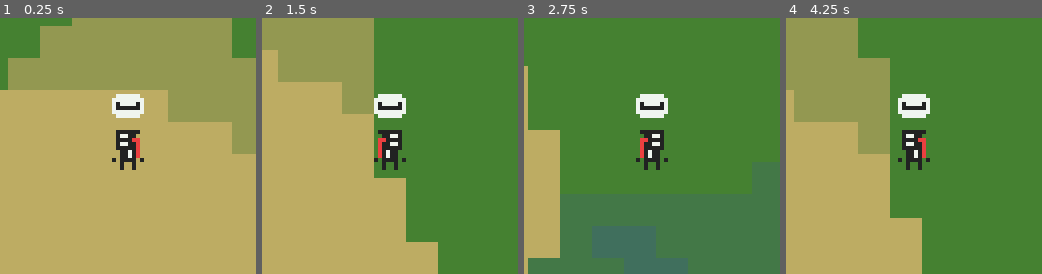
Above: before the commit, frames 1-4 (left to right).
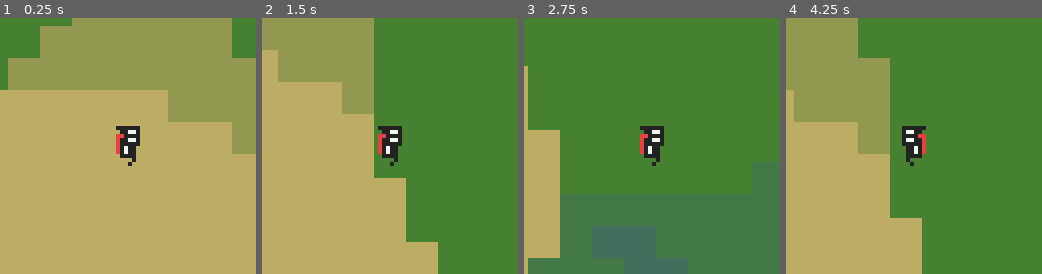
Above: after the commit, the same moments.

Repository: CertifiedIdiots/LowRez
Game: Godot game, scene res://Levels/Main.tscn
The game is run twice, just before and just after one commit, with the same random seed, the same clock (stepped at 60 frames per second) and the same inputs.
Inputs:
- Up to frame 1 (0.25 s): no input
- Up to frame 2 (1.5 s): hold D (move_right) 0.53-1.28 s; tap Space (prompt) at 0.6 s; tap Z (tone_a, bound only before the commit) at 0.8, 1.35 s; hold Down (move_down) from 1.28 s (still down)
- Up to frame 3 (2.75 s): tap X (tone_b, bound only before the commit) at 1.55, 2.1 s; release Down (move_down) at 2.03 s; hold D (move_right) from 2.03 s (still down); tap C (c, bound only after the commit) at 2.3 s
- Up to frame 4 (4.25 s): release D (move_right) at 2.78 s; hold W (move_up) 2.78-3.53 s; tap C (c, bound only after the commit) at 2.85 s; tap V (d, bound only after the commit) at 3.05, 3.6 s; hold A (move_left) from 3.53 s (still down); tap Space (prompt) at 3.8 s; tap M (map) at 4.15 s

The runs differ from the first frame. In frame 1, 2.1% of the frame differs, in the area x 43-57%, y 29-60%; in frame 2, 1.9%; in frame 3, 1.9%; in frame 4, 1.9%.
Error before the commit: Invalid call. Nonexistent function 'prompt' in base 'Nil'. (res://Scripts/Player.gd:21)

Commit message:
Sequences

Diff:
--- a/Objects/Map.tscn
+++ b/Objects/Map.tscn
@@ -4,7 +4,6 @@
 [ext_resource path="res://Scripts/Map.gd" type="Script" id=2]
 [ext_resource path="res://Assets/Player.png" type="Texture" id=3]
 [ext_resource path="res://Art/minimap_test1.png" type="Texture" id=4]
-
 
 [node name="Map" type="CanvasLayer"]
 script = ExtResource( 2 )
--- a/Objects/Player.tscn
+++ b/Objects/Player.tscn
@@ -9,27 +9,50 @@
 [ext_resource path="res://Assets/SFX/Puzzle_Tone_3.wav" type="AudioStream" id=7]
 [ext_resource path="res://Assets/Prompt.png" type="Texture" id=8]
 
-[sub_resource type="AtlasTexture" id=2]
-flags = 4
-atlas = ExtResource( 1 )
-region = Rect2( 0, 0, 8, 12 )
+[sub_resource type="Animation" id=11]
+resource_name = "Walking"
 
-[sub_resource type="AtlasTexture" id=3]
+[sub_resource type="AtlasTexture" id=13]
 flags = 4
 atlas = ExtResource( 1 )
 region = Rect2( 8, 0, 8, 12 )
 
-[sub_resource type="AtlasTexture" id=4]
+[sub_resource type="AtlasTexture" id=14]
 flags = 4
 atlas = ExtResource( 1 )
 region = Rect2( 16, 0, 8, 12 )
 
+[sub_resource type="AtlasTexture" id=15]
+flags = 4
+atlas = ExtResource( 1 )
+region = Rect2( 24, 0, 8, 12 )
+
+[sub_resource type="AtlasTexture" id=16]
+flags = 4
+atlas = ExtResource( 1 )
+region = Rect2( 32, 0, 8, 12 )
+
+[sub_resource type="AtlasTexture" id=17]
+flags = 4
+atlas = ExtResource( 1 )
+region = Rect2( 40, 0, 8, 12 )
+
+[sub_resource type="AtlasTexture" id=18]
+flags = 4
+atlas = ExtResource( 1 )
+region = Rect2( 48, 0, 8, 12 )
+
+[sub_resource type="AtlasTexture" id=19]
+flags = 4
+atlas = ExtResource( 1 )
+region = Rect2( 56, 0, 8, 12 )
+
 [sub_resource type="SpriteFrames" id=5]
 animations = [ {
-"frames": [ SubResource( 2 ), SubResource( 3 ), SubResource( 4 ) ],
+"frames": [ SubResource( 13 ), SubResource( 14 ), SubResource( 15 ), SubResource( 16 ), SubResource( 17 ), SubResource( 18 ), SubResource( 19 ) ],
 "loop": true,
 "name": "default",
-"speed": 7.0
+"speed": 10.0
 } ]
 
 [sub_resource type="CapsuleShape2D" id=1]
@@ -40,10 +63,11 @@
 script = ExtResource( 2 )
 speed = 50
 
+[node name="AnimationPlayer" type="AnimationPlayer" parent="."]
+anims/Walking = SubResource( 11 )
+
 [node name="Sprite" type="AnimatedSprite" parent="."]
 frames = SubResource( 5 )
-frame = 1
-playing = true
 
 [node name="CollisionShape2D" type="CollisionShape2D" parent="."]
 position = Vector2( 0, 3 )
@@ -58,18 +82,19 @@
 volume_db = -12.0
 autoplay = true
 
-[node name="tone_a" type="AudioStreamPlayer" parent="."]
+[node name="a" type="AudioStreamPlayer" parent="."]
 stream = ExtResource( 4 )
 
-[node name="tone_b" type="AudioStreamPlayer" parent="."]
+[node name="b" type="AudioStreamPlayer" parent="."]
 stream = ExtResource( 5 )
 
-[node name="tone_c" type="AudioStreamPlayer" parent="."]
+[node name="c" type="AudioStreamPlayer" parent="."]
 stream = ExtResource( 7 )
 
-[node name="tone_d" type="AudioStreamPlayer" parent="."]
+[node name="d" type="AudioStreamPlayer" parent="."]
 stream = ExtResource( 6 )
 
 [node name="Prompt" type="Sprite" parent="."]
+visible = false
 position = Vector2( 0, -10 )
 texture = ExtResource( 8 )
--- a/Scripts/Core.gd
+++ b/Scripts/Core.gd
@@ -11,3 +11,4 @@
 func prompt(player):
 	player.unlocked_map = true
 	player.get_node("Prompt").visible = false
+	get_parent().get_node("Map").toggle()
--- a/Scripts/Player.gd
+++ b/Scripts/Player.gd
@@ -4,16 +4,22 @@
 export var speed = 30
 var velocity = Vector2.ZERO
 var notes = {
-
+	"a": 0,
+	"b": 0,
+	"c": 0,
+	"d": 0
 }
+var sequence = ""
 var target = null
+var since_played = 0
+signal sequence_played
 
 func _physics_process(delta):
 	velocity = Input.get_vector("move_left", "move_right", "move_up", "move_down") * speed
 	velocity = move_and_slide(velocity)
-	if velocity.x > 0:
+	if velocity.x < 0:
 		$Sprite.flip_h = true
-	elif velocity.x < 0:
+	elif velocity.x > 0:
 		$Sprite.flip_h = false
 
 func _process(delta):
@@ -24,15 +30,24 @@
 		var map = get_parent().get_node("Map")
 		map.toggle()
 
+	if unlocked_map:
+		play_notes(delta)
+
+func play_notes(delta):
+	since_played += delta
 	for note in notes.keys():
 		notes[note] = notes[note] - delta
-		if notes[note] <= 0:
+		if notes[note] <= 0 and !Input.is_action_pressed(note):
 			notes[note] = 0
 			get_node(note).stop()
 		if Input.is_action_just_pressed(note):
 			get_node(note).play()
 			notes[note] = 1
-		AB()
+			since_played = 0
+			sequence += note
+			emit_signal("sequence_played", sequence)
+	if since_played >= 1.5:
+		sequence = ""
 
 # SEQUENCES
 func AB():
--- a/project.godot
+++ b/project.godot
@@ -70,22 +70,22 @@
 "events": [ Object(InputEventKey,"resource_local_to_scene":false,"resource_name":"","device":0,"alt":false,"shift":false,"control":false,"meta":false,"command":false,"pressed":false,"scancode":0,"physical_scancode":77,"unicode":0,"echo":false,"script":null)
  ]
 }
-tone_a={
+a={
 "deadzone": 0.5,
 "events": [ Object(InputEventKey,"resource_local_to_scene":false,"resource_name":"","device":0,"alt":false,"shift":false,"control":false,"meta":false,"command":false,"pressed":false,"scancode":0,"physical_scancode":90,"unicode":0,"echo":false,"script":null)
  ]
 }
-tone_b={
+b={
 "deadzone": 0.5,
 "events": [ Object(InputEventKey,"resource_local_to_scene":false,"resource_name":"","device":0,"alt":false,"shift":false,"control":false,"meta":false,"command":false,"pressed":false,"scancode":0,"physical_scancode":88,"unicode":0,"echo":false,"script":null)
  ]
 }
-tone_c={
+c={
 "deadzone": 0.5,
 "events": [ Object(InputEventKey,"resource_local_to_scene":false,"resource_name":"","device":0,"alt":false,"shift":false,"control":false,"meta":false,"command":false,"pressed":false,"scancode":0,"physical_scancode":67,"unicode":0,"echo":false,"script":null)
  ]
 }
-tone_d={
+d={
 "deadzone": 0.5,
 "events": [ Object(InputEventKey,"resource_local_to_scene":false,"resource_name":"","device":0,"alt":false,"shift":false,"control":false,"meta":false,"command":false,"pressed":false,"scancode":0,"physical_scancode":86,"unicode":0,"echo":false,"script":null)
  ]
Binary file changed: Assets/Guy.png
Not shown: 1 places in Objects/Player.tscn that only renumber resources
